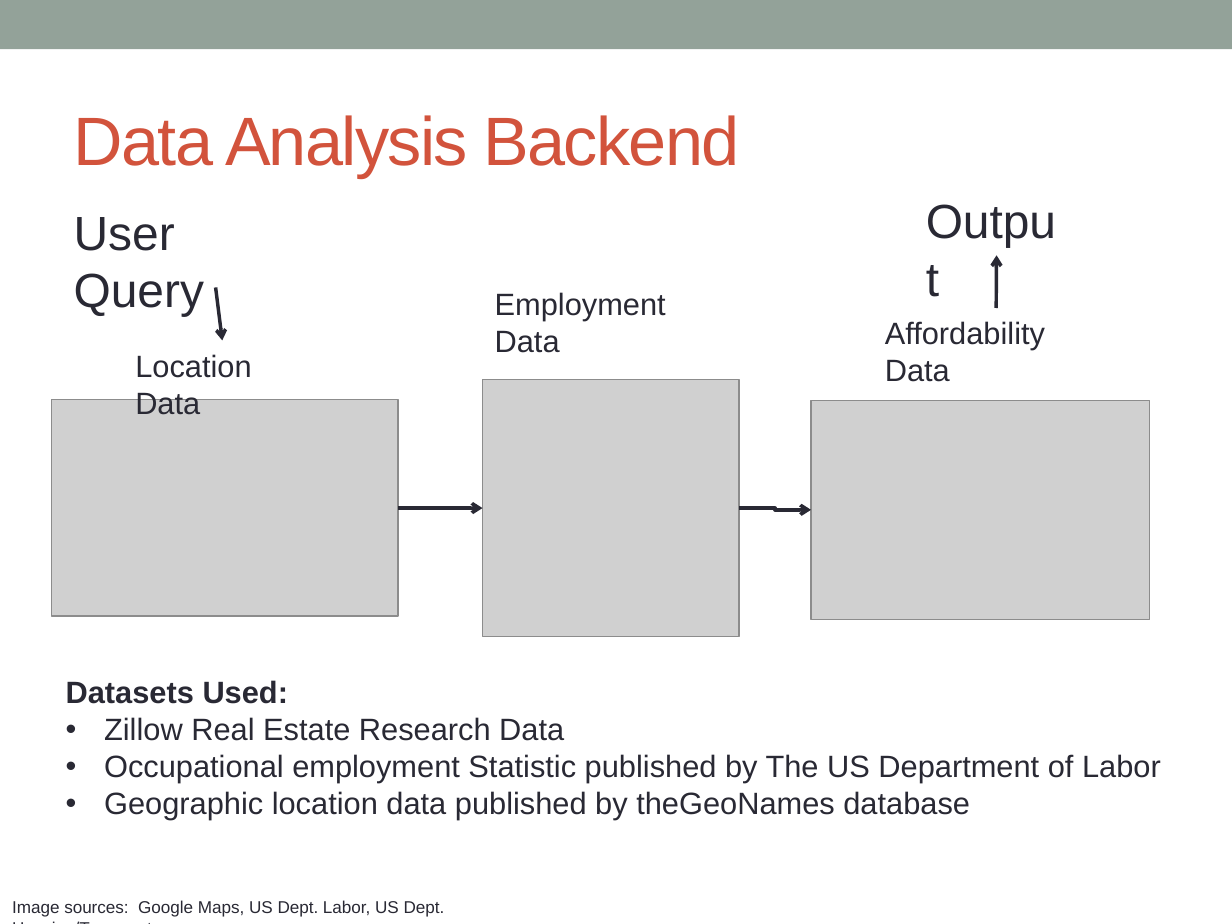
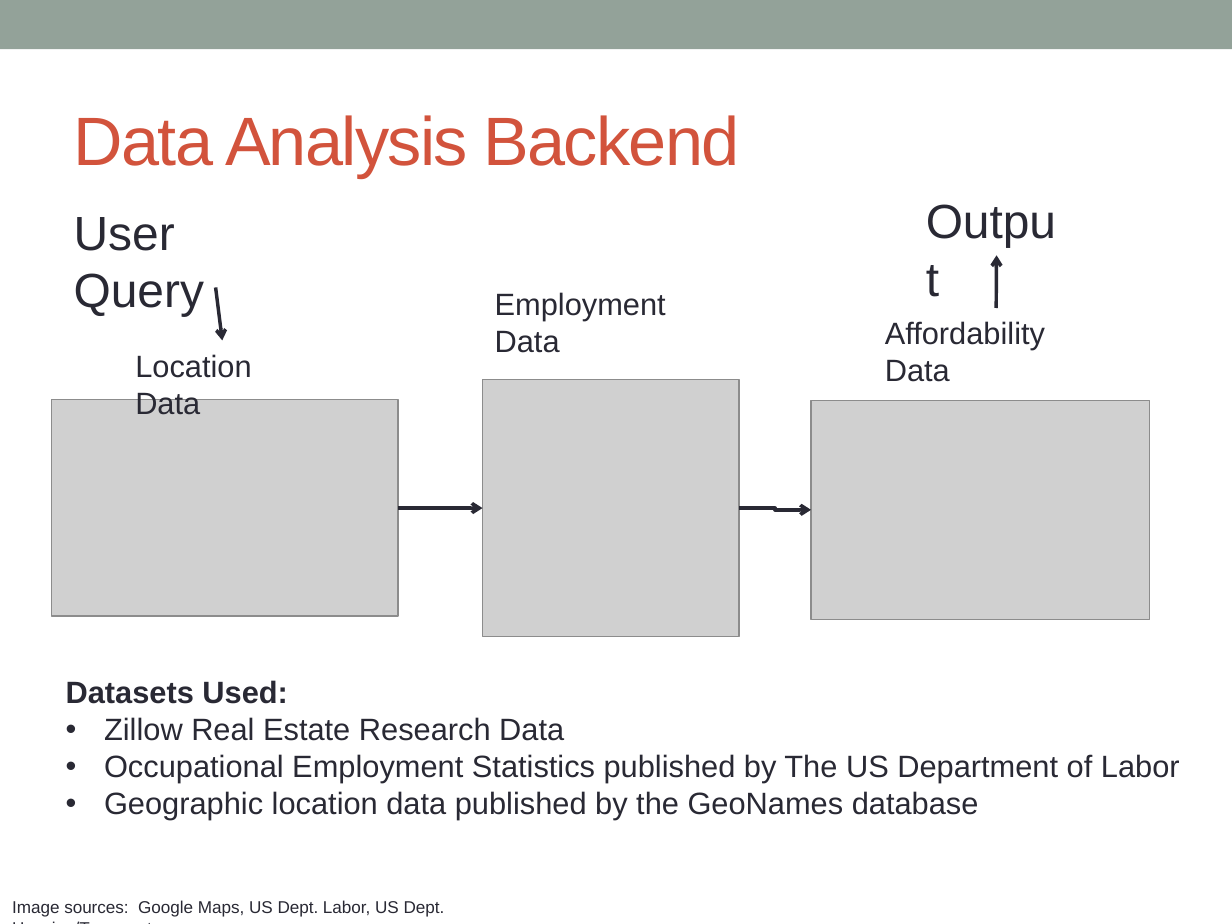
Before and after one commit to palmerst/AnalysisTool, a slide deck: slide 5 of Group32_ProjectPresentation.pptx. Drawn at 1232x924 pixels with LibreOffice and Linux fonts; fonts in the diff are those of the drawing; grey boxes stand for pictures. Boxes give left, top, right and bottom in pixels: in the first picture for what was removed or moved away, otherwise in the second. Text is boxed around its words. In the diff, an @@ line names an element or a change of style, - is before the commit and + after.

```diff
--- a/Group32_ProjectPresentation.pptx
+++ b/Group32_ProjectPresentation.pptx
@@ text at (x1=104, y1=754, x2=1180, y2=820): text changed @@
-• Occupational employment Statistic published by The US Department of Labor
-• Geographic location data published by theGeoNames database
+• Occupational Employment Statistics published by The US Department of Labor
+• Geographic location data published by the GeoNames database
```
Also in this commit, not shown: 3 other slides changed, 2 slides added, 1 other file.
